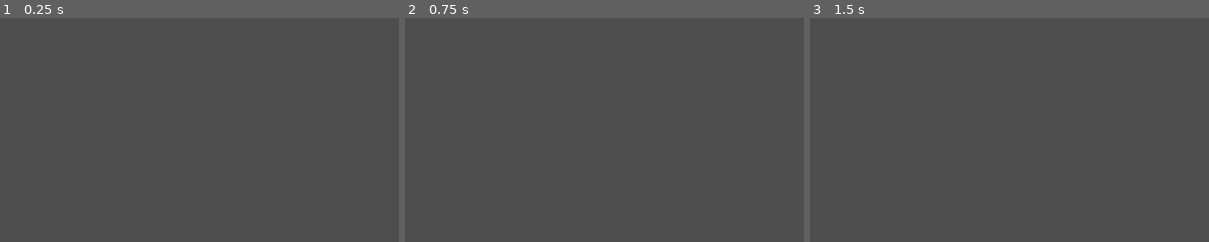
Above: before the commit, frames 1-3 (left to right).
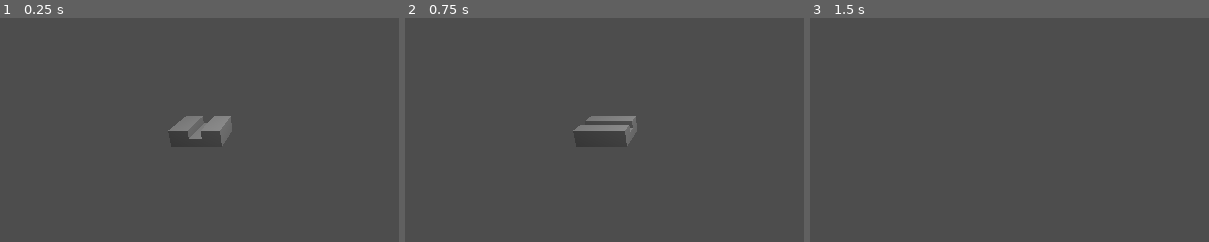
Above: after the commit, the same moments.

Repository: TurtleWaters/tile-game
Game: Godot game, scene res://scenes/main.tscn
The game is run twice, just before and just after one commit, with the same random seed, the same clock (stepped at 60 frames per second) and the same inputs.
Inputs:
- Up to frame 1 (0.25 s): no input
- Up to frame 2 (0.75 s): tap Enter at 0.5 s; hold D (right) from 0.53 s (still down)
- Up to frame 3 (1.5 s): tap Space at 1.25 s; release D (right) at 1.28 s; hold S (down) from 1.28 s (still down)
The pictures show only the part of the screen within x 13-62%, y 15-65%; the shares and areas given below are measured in that part.

The runs differ from the first frame. In frame 1, 1.0% of the frame differs, in the area x 42-59%, y 43-58%; in frame 2, 0.8%; in frame 3, nothing differs.
Error before the commit: Invalid access of index '-1' on a base object of type: 'Array'. (res://scripts/main.gd:25)

Commit message:
enums on everything, and began on pre map gen

Diff:
--- /dev/null
+++ b/scripts/Direction.gd
@@ -0,0 +1,5 @@
+enum Direction {NORTH, EAST, SOUTH, WEST}
+
+const direction_dict = {
+	Direction.NORTH: [1, 0]
+}
--- /dev/null
+++ b/scripts/TileType.gd
@@ -0,0 +1 @@
+enum TileType {STRAIGHT, CROSS, T, TURN, STOP}
--- a/scripts/main.gd
+++ b/scripts/main.gd
@@ -1,17 +1,37 @@
 extends Node3D
 
-const width = 5
-const length = 5
+const width = 7
+const length = 7
 const tileDims = .5
 var tile_set = []
+const TileType = preload("res://scripts/TileType.gd").TileType
+const tile = preload("res://scripts/tile.gd")
+
+func _init():
+	make_tile()
+
+	for i in (width * length):
+		var choices = []
+		for j in TileType.size():
+			var rot_scores = []
+			var current_dirs = tile.type_dict[TileType.values()[j]]
+			# rotation :(
+			for k in 4:
+				var rot_score = 0
+				var rot_dirs = []
+				var new_dirs
+				var dirs_count = current_dirs.size()
+
+
+
+
 
 func make_tile():
 	var rng = RandomNumberGenerator.new()
 	rng.randomize()
-	var randIndex = rng.randi_range(0, 4)
-	var epicList = ["Straight", "Cross", "T-Section", "Turn", "Stop"]
+	var randIndex = rng.randi_range(0, TileType.size()-1)
 
-	var tile_instance = tile.new(epicList[randIndex], [(tile_set.size()-1) % width, (tile_set.size()-1) / width])
+	var tile_instance = tile.new(TileType.values()[randIndex], [(tile_set.size()-1) % width, (tile_set.size()-1) / width])
 
 	tile_set.append(tile_instance)
 
@@ -27,7 +47,6 @@
 		tile_set[(tile_set.size())-1].rotate_tile(1)
 	if Input.is_action_just_pressed("up"):
 		make_tile()
-		print(tile_set.size())
 	if Input.is_action_just_pressed("down"):
 		tile_set[(tile_set.size())-1].queue_free()
 		tile_set.pop_back()
--- a/scripts/tile.gd
+++ b/scripts/tile.gd
@@ -1,25 +1,30 @@
 class_name tile
 
 extends Node3D
+
+const TileType = preload("res://scripts/TileType.gd").TileType
+const Direction = preload("res://scripts/Direction.gd").Direction
+
 const type_dict = {
-	"Straight": [[[0, -1], [0, 1]],
+	TileType.STRAIGHT: [[Direction.NORTH, Direction.SOUTH],
 	preload("res://import models/tile models/straightTile.glb")],
-	"Cross": [[[0, -1], [0, 1], [-1, 0], [1, 0]],
+	TileType.CROSS: [[Direction.WEST, Direction.EAST, Direction.SOUTH, Direction.NORTH],
 	preload("res://import models/tile models/crossTile.glb")],
-	"Turn": [[[0, -1], [1, 0]],
+	TileType.TURN: [[Direction.EAST, Direction.SOUTH],
 	preload("res://import models/tile models/turnTile.glb")],
-	"T-Section": [[[0, -1], [0, 1], [1, 0]],
+	TileType.T: [[Direction.SOUTH, Direction.EAST, Direction.NORTH],
 	preload("res://import models/tile models/tSectionTile.glb")],
-	"Stop": [[[0,-1]],
+	TileType.STOP: [[Direction.SOUTH],
 	preload("res://import models/tile models/stopTile.glb")]
 }
+
 
 var open_dirs = []
 var tile_rot = 0
 var tile_mod
 var coords = []
 
-func _init(tile_type: String, inst_loc: Array):
+func _init(tile_type: TileType, inst_loc: Array):
 
 	coords = inst_loc
 
@@ -34,11 +39,11 @@
 
 	var new_dirs = []
 
-	var dirs_count = open_dirs.size()
+	for i in (open_dirs.size()):
+		new_dirs.append(Direction.values()[(open_dirs[i] + 1) % 4])
 
-	for i in dirs_count:
-		for j in degrees:
-			new_dirs.append([open_dirs[i][1] * -1, open_dirs[i][0]])
 	open_dirs = new_dirs
 
+	print(open_dirs)
+
 	self.rotation = Vector3(0, tile_rot * (PI/180), 0)
